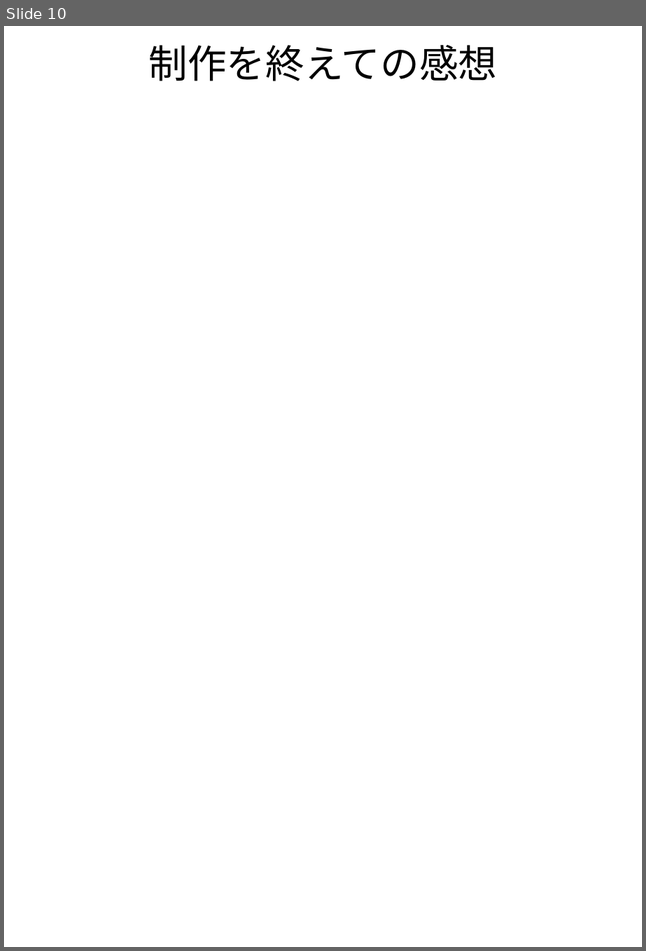
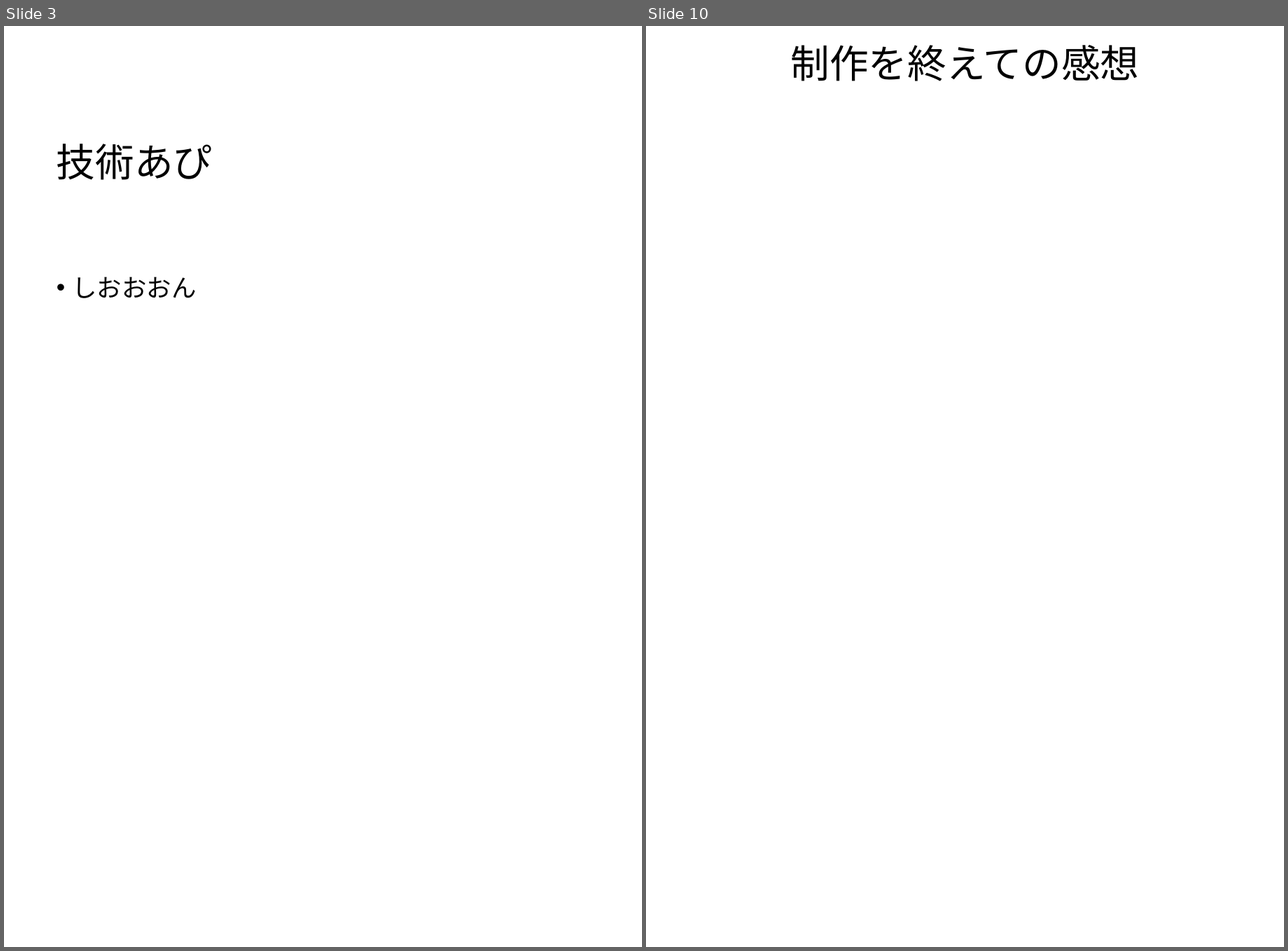
Before and after one commit to TomoyaKanazaki/Graduation, a slide deck: 99_pranning/卒プレアーカイブ.pptx. Shown side by side, each under a label of ours: slide 10 before the commit, slides 3 and 10 after it; the slides between them are not shown. The pictures are 646x951 and 1288x951 pixels, drawn with LibreOffice and Linux fonts; fonts in the diff are those of the drawing. Boxes give left, top, right and bottom in pixels: in the first picture for what was removed or moved away, otherwise in the second. Text is boxed around its words. In the diff, an @@ line names an element or a change of style, - is before the commit and + after.

```diff
--- a/99_pranning/卒プレアーカイブ.pptx
+++ b/99_pranning/卒プレアーカイブ.pptx
@@ slide 3 added at [4, 26, 642, 947], background #FFFFFF @@
@@ title added at [56, 144, 213, 180], 33 pt, text #000000 @@
+技術あぴ
@@ text added at [73, 277, 196, 298], 21 pt, text #000000 @@
+• しおおおん
```
Also in this commit, not shown: 9 slides changed, 1 slide removed.
